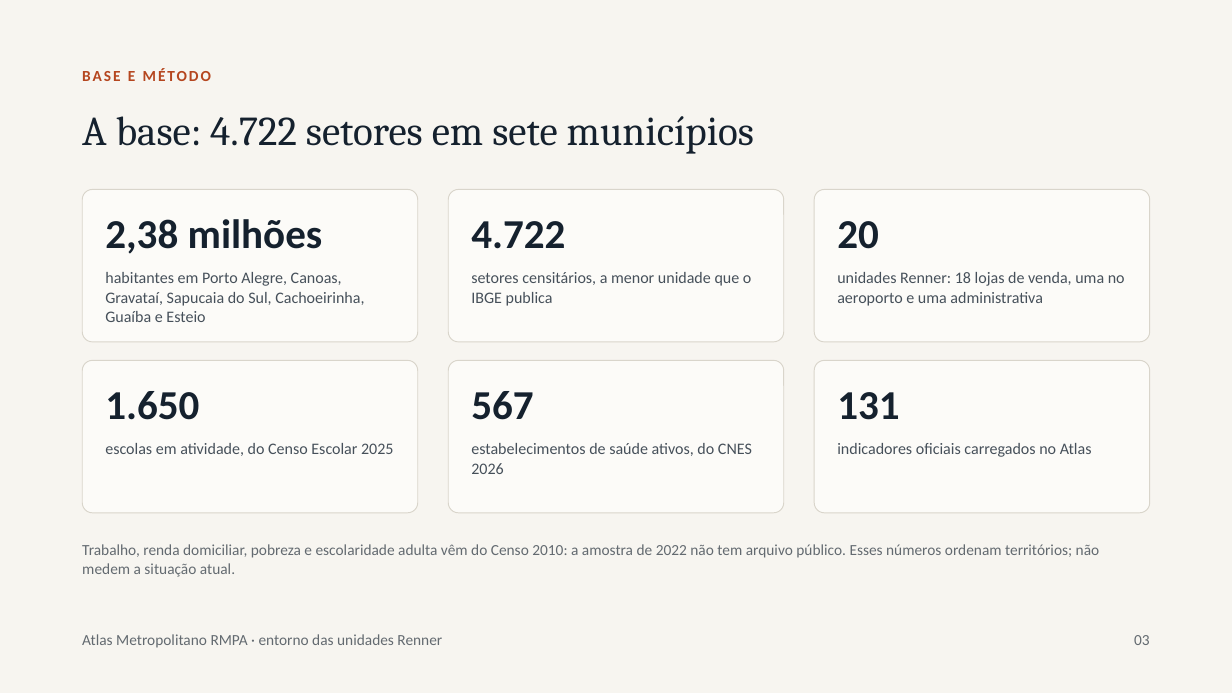
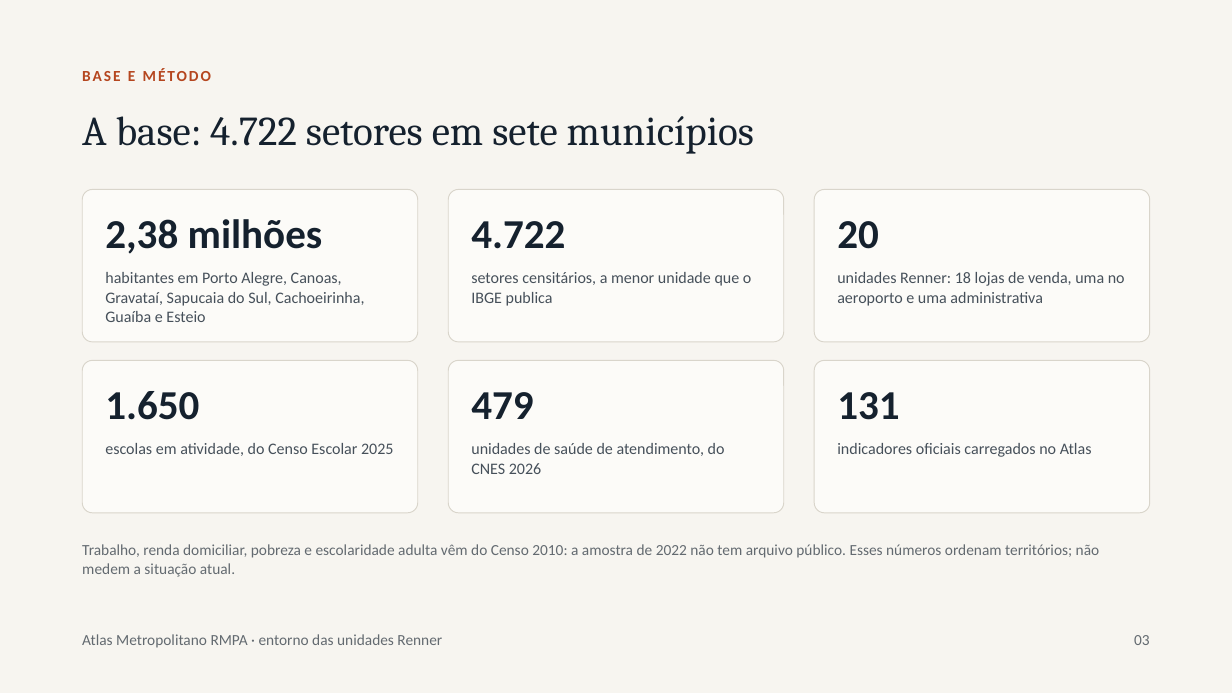
Before and after one commit to pedromartinilehn/DesenvolvimentoEconomico, a slide deck: slide 3 of docs/APRESENTACAO-entorno-lojas.pptx. Drawn at 1232x693 pixels with LibreOffice and Linux fonts; fonts in the diff are those of the drawing. Boxes give left, top, right and bottom in pixels: in the first picture for what was removed or moved away, otherwise in the second. Text is boxed around its words. In the diff, an @@ line names an element or a change of style, - is before the commit and + after.

```diff
--- a/docs/APRESENTACAO-entorno-lojas.pptx
+++ b/docs/APRESENTACAO-entorno-lojas.pptx
@@ text at box(471, 392, 533, 419): text changed @@
-567
+479
@@ text at box(471, 443, 725, 474): text changed @@
-estabelecimentos de saúde ativos, do CNES 2026
+unidades de saúde de atendimento, do CNES 2026
```
Also in this commit, not shown: 1 other slide changed, 24 other files.
